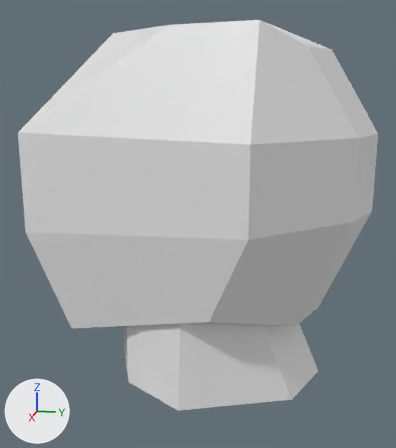
A saved change to the FBX model Assets/_Project/Art/Blender Files/Head-Medium-01.fbx.
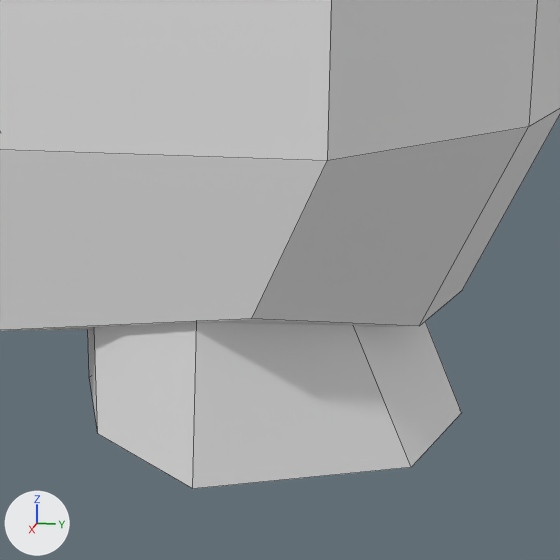
There are two pictures of each version: one whole from a camera (50 mm lens) standing at (6.28, 1.24, 28.77) and looking at (0.01, -0.01, 27.2), one close up on the part from 20% to 93% of the width and 35% to 100% of the height. Every picture has the same lights, and +X, +Y and +Z are marked at lower left. The close-ups show mesh edges as thin lines. Where no turn or scale is listed for an object, it has been applied to the vertices.

In view in the first close-up: 'Mesh_Head01', 'Mesh_Head02'.
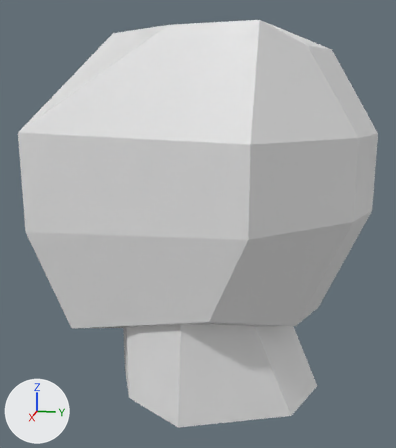
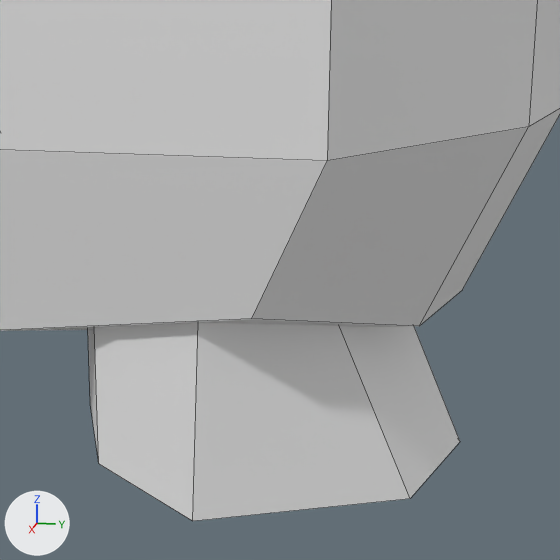
The newer file is also turned or shifted as a whole; pictures and numbers use the older file's frame.

The change, as a diff of the scene's bpy script:
```diff
--- a/Assets/_Project/Art/Blender Files/Head-Medium-01.fbx.py
+++ b/Assets/_Project/Art/Blender Files/Head-Medium-01.fbx.py
@@ me_cylinder_004 @@
 me_cylinder_004.from_pydata(...)  # 16 vertices, 10 faces; spans x -1.17..1.17, y -1.0..1.49, z -0.58..0.58
 # used by ob_mesh_head01; location = (0.0, 0.0, 26.0)
+# me_cylinder_004 part 1: the whole mesh is moved by (0.0, 0.0, -0.2)
```

Pixel boxes [x1, y1, x2, y2] of what changed, in the close-ups (560 x 560 px):
'Mesh_Head01', mesh moved
    before: [88, 321, 462, 489]
    after: [88, 323, 460, 521]
